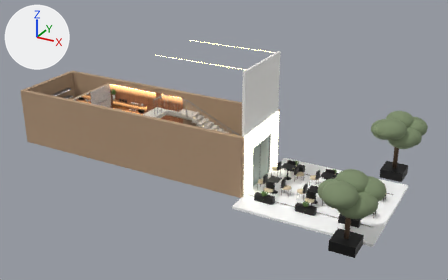
Two versions of the glTF model brand/3d/cafe-3d-ground.glb, one commit apart.
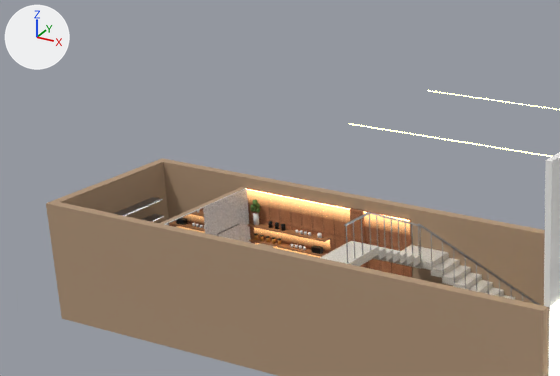
The first picture shows the older version from a 50 mm lens placed at (27.01, -24.92, 15.34), pointed at (12.2, 2.01, 1.88). The close-ups show the older and then the newer version on the part from 0% to 56% of the width and 0% to 60% of the height of that picture. Only the edits that show in the close-ups are written down. The axes (+X, +Y, +Z) are drawn at upper left. The lights are the same throughout. Where no turn or scale is listed for an object, it has been applied to the vertices.

Names of what the first close-up shows: 'fw_left', 'led_h', 'led_h.001', 'mirror', 'neon_left', 'top_landing', 'wall_back', 'wall_side_b', 'wall_side_t', 'wallbrick', 'wallbrick_column', 'zclad_part' and 48 more.
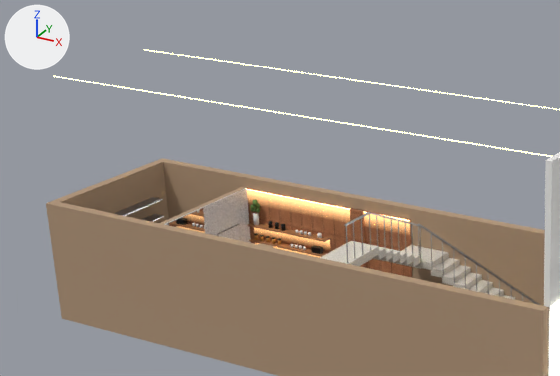
Changed parts and their boxes (x1, y1, x2, y2) in the close-ups (560 x 376 px):
'led_h', moved, rescaled (146% wider, 141% taller)
    before: (350, 124, 552, 157)
    after: (53, 76, 552, 157)
'led_h.001', moved, rescaled
    before: (427, 90, 560, 110)
    after: (144, 49, 560, 110)

Patch to the scene script:
```diff
--- a/brand/3d/cafe-3d-ground.glb.py
+++ b/brand/3d/cafe-3d-ground.glb.py
@@ ob_led_h @@
 ob_led_h = bpy.data.objects.new('led_h', me_led_h)
-ob_led_h.location = (11.72, 0.32, 6.59)
-ob_led_h.scale = (5.15, 0.03, 0.012)
+ob_led_h.location = (7.16, 0.32, 6.59)
+ob_led_h.scale = (14.3, 0.03, 0.012)
@@ ob_led_h_001 @@
 ob_led_h_001 = bpy.data.objects.new('led_h.001', me_led_h_001)
-ob_led_h_001.location = (11.72, 3.69, 6.59)
-ob_led_h_001.scale = (5.15, 0.03, 0.012)
+ob_led_h_001.location = (7.16, 3.69, 6.59)
+ob_led_h_001.scale = (14.3, 0.03, 0.012)
```
